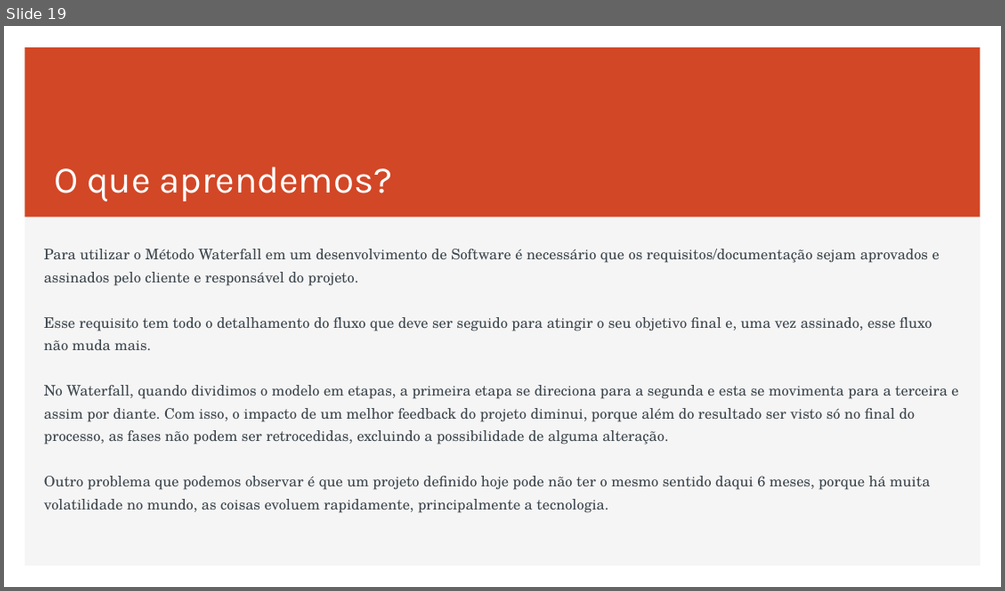
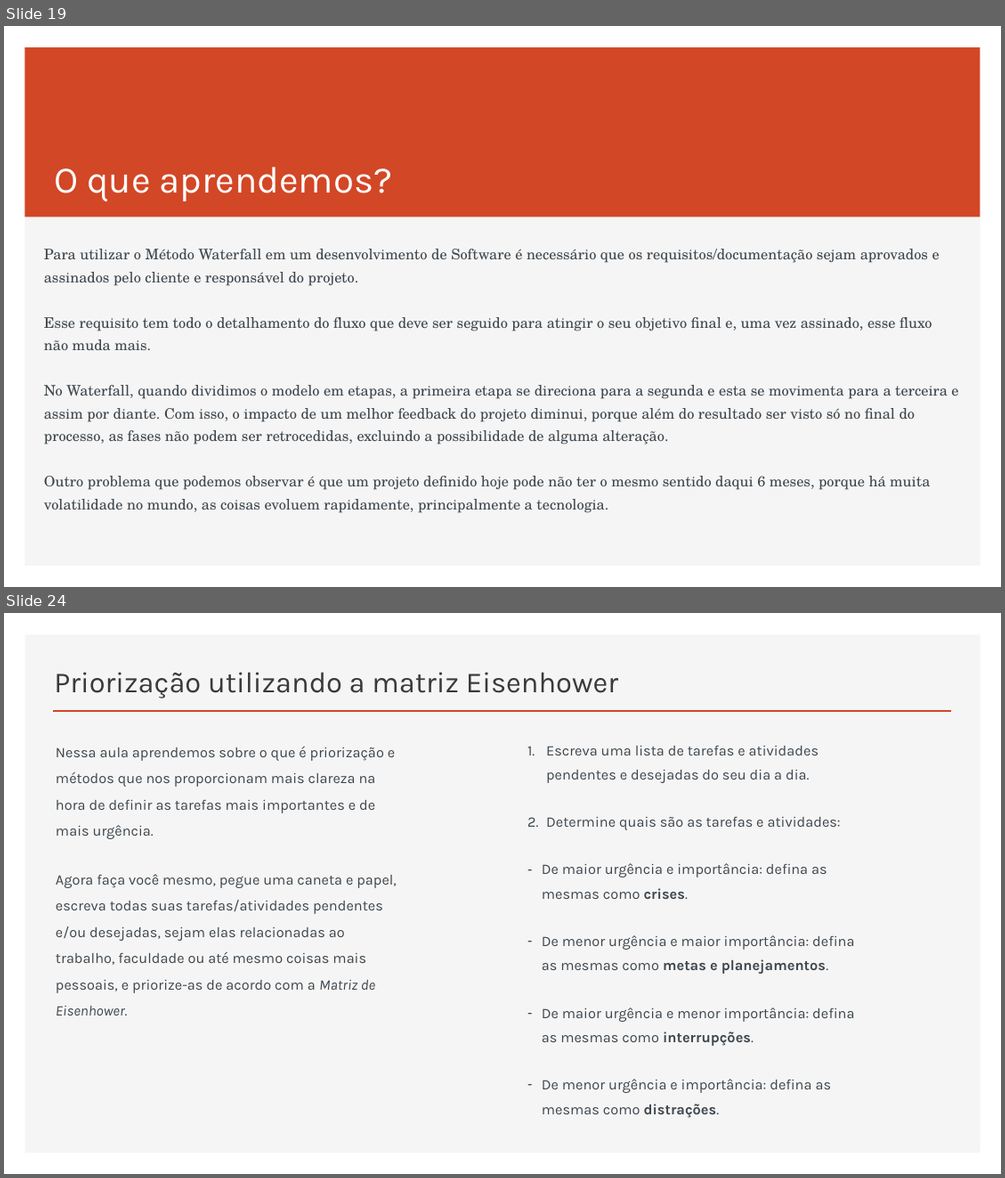
Before and after one commit to RaizaCirne/app-flex, a slide deck: Trilhas/[Business Agility T5 - ONE]/01..Agilidade-promovendo_a_transformacao_agil.pptx. Shown one above the other, each under a label of ours: slide 19 before the commit, slides 19 and 24 after it; the slides between them are not shown. The pictures are 1005x591 and 1005x1178 pixels, drawn with LibreOffice and Linux fonts; fonts in the diff are those of the drawing. Boxes give left, top, right and bottom in pixels: in the first picture for what was removed or moved away, otherwise in the second. Text is boxed around its words. In the diff, an @@ line names an element or a change of style, - is before the commit and + after.

```diff
--- a/Trilhas/[Business Agility T5 - ONE]/01..Agilidade-promovendo_a_transformacao_agil.pptx
+++ b/Trilhas/[Business Agility T5 - ONE]/01..Agilidade-promovendo_a_transformacao_agil.pptx
@@ slide 24 added at [4,613,1001,1174], background #FFFFFF; not listed: 1 template element that a slide beside it also shows @@
@@ title added at [54,672,618,698], 28 pt, text #3B3838 @@
+Priorização utilizando a matriz Eisenhower
@@ line added from (53, 711) to (952, 711), #D24726 2 pt @@
@@ text added at [542,745,854,1118], 14 pt, text #3D464D @@
+1. Escreva uma lista de tarefas e atividades pendentes e desejadas do seu dia a dia.
+2. Determine quais são as tarefas e atividades:
+– De maior urgência e importância: defina as mesmas como crises.
+– De menor urgência e maior importância: defina as mesmas como metas e planejamentos.
+– De maior urgência e menor importância: defina as mesmas como interrupções.
+– De menor urgência e importância: defina as mesmas como distrações.
@@ text added at [56,747,396,1015], 14 pt, text #3D464D @@
+Nessa aula aprendemos sobre o que é priorização e métodos que nos proporcionam mais clareza na hora de definir as tarefas mais importantes e de mais urgência.
+Agora faça você mesmo, pegue uma caneta e papel, escreva todas suas tarefas/atividades pendentes e/ou desejadas, sejam elas relacionadas ao trabalho, faculdade ou até mesmo coisas mais pessoais, e priorize-as de acordo com a Matriz de Eisenhower.
```
Also in this commit, not shown: 29 other slides added.
